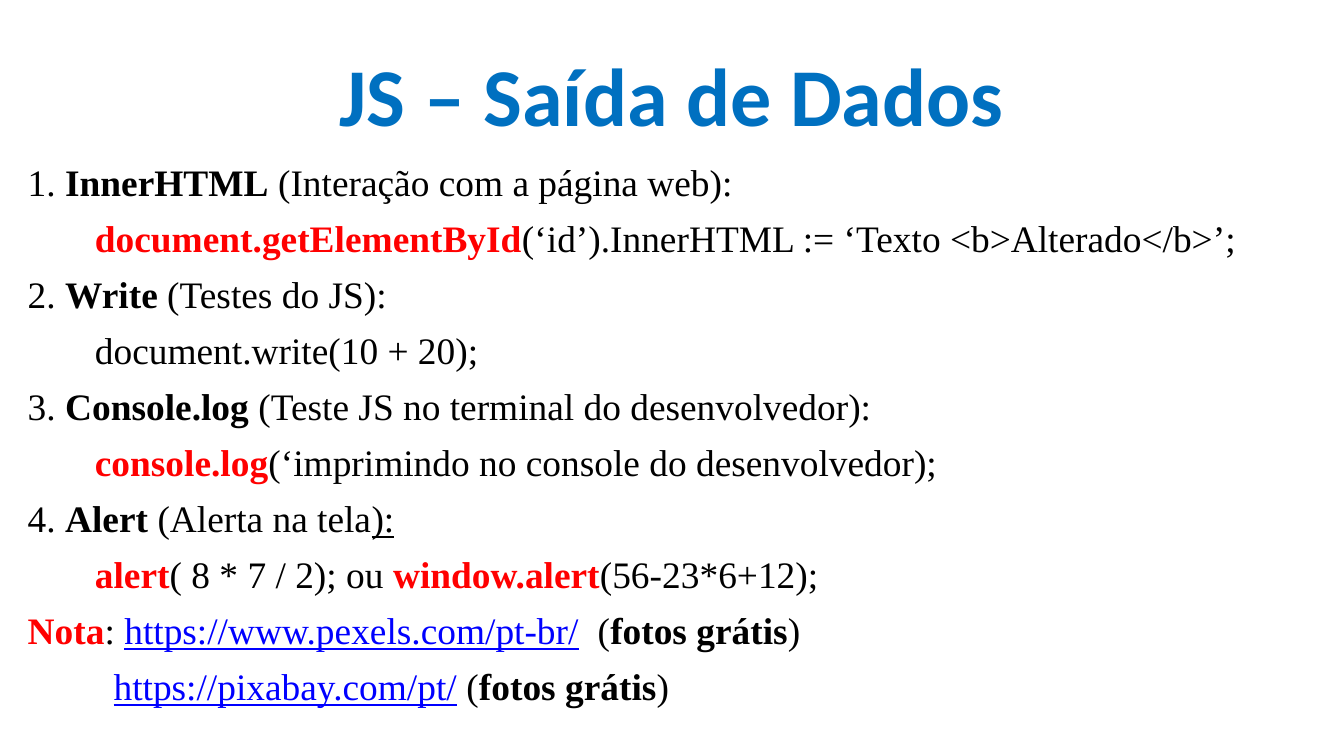
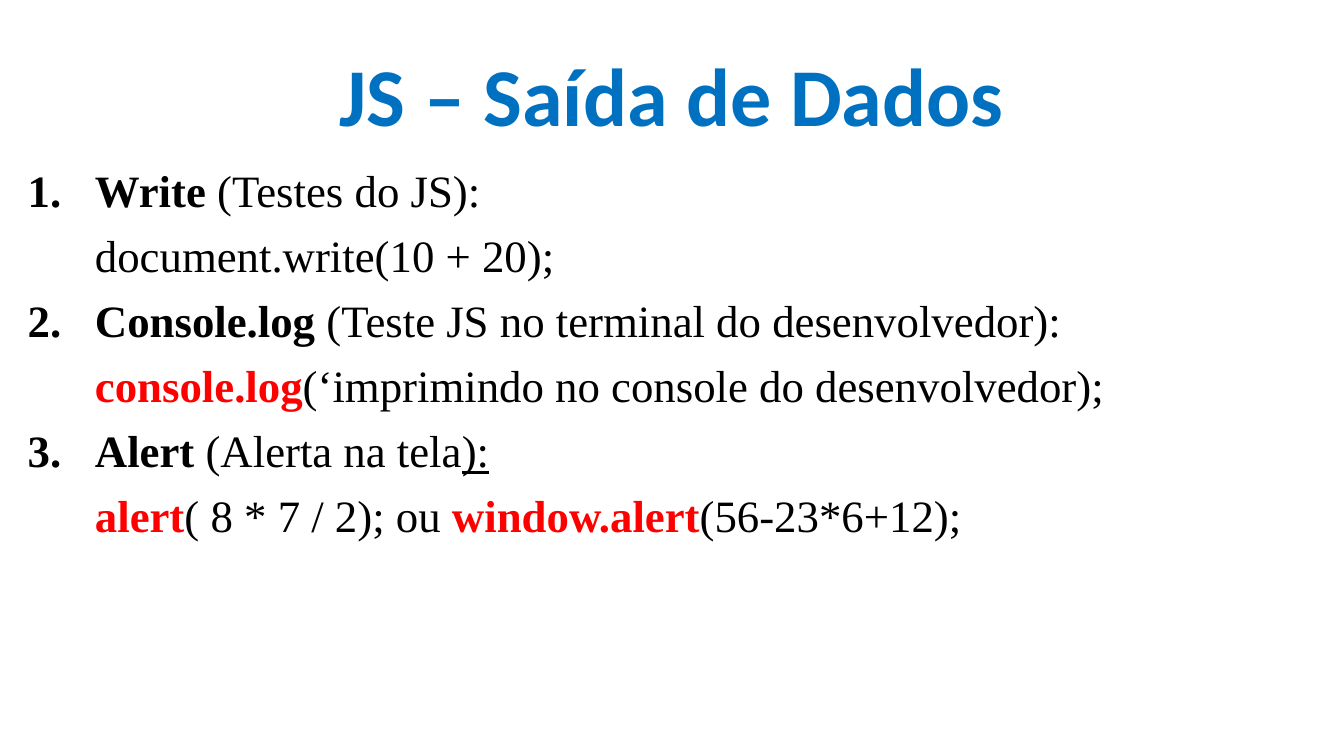
Before and after one commit to CloudEducationBrazil/WydenDesenvolvimentoWebPHP, a slide deck: slide 10 of 01 Classes/Aula 09 Desenvolvimento Web PHP - JS.pptx (slide 8 before the commit). Drawn at 1344x756 pixels with LibreOffice and Linux fonts; fonts in the diff are those of the drawing; background and template pictures are left out. Boxes give left, top, right and bottom in pixels: in the first picture for what was removed or moved away, otherwise in the second. Text is boxed around its words. In the diff, an @@ line names an element or a change of style, - is before the commit and + after.

```diff
--- a/01 Classes/Aula 09 Desenvolvimento Web PHP - JS.pptx
+++ b/01 Classes/Aula 09 Desenvolvimento Web PHP - JS.pptx
@@ text at <box>95,176,481,217</box>: text changed; size 20 to 24 pt @@
-1. InnerHTML (Interação com a página web):
-document.getElementById(‘id’).InnerHTML := ‘Texto <b>Alterado</b>’;
-2. Write (Testes do JS):
+1. Write (Testes do JS):
@@ text at <box>95,241,1104,542</box>: size 20 to 24 pt in "document.write(10 + 20);", "console.log(‘imprimindo no console do desenvolvedor);", "alert( 8 * 7 / 2); ou ..." @@
@@ text at <box>95,306,1061,347</box>: text changed; size 20 to 24 pt @@
-3. Console.log (Teste JS no terminal do desenvolvedor):
+2. Console.log (Teste JS no terminal do desenvolvedor):
@@ text at <box>95,436,489,477</box>: text changed; size 20 to 24 pt @@
-4. Alert (Alerta na tela):
+3. Alert (Alerta na tela):
@@ text at <box>28,617,800,708</box>: paragraphs removed @@
-Nota: https://www.pexels.com/pt-br/ (fotos grátis)
-https://pixabay.com/pt/ (fotos grátis)
```
Also in this commit, not shown: 8 other slides changed, 2 slides added, 1 other file.
